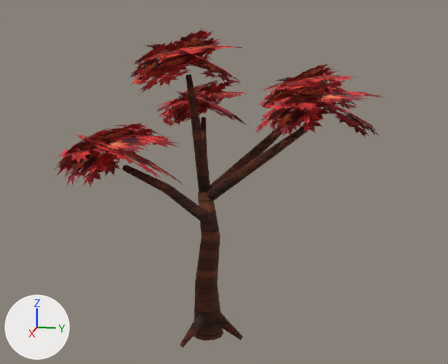
Two versions of the glTF model assets/models/tree_maple_hero.glb, one commit apart.
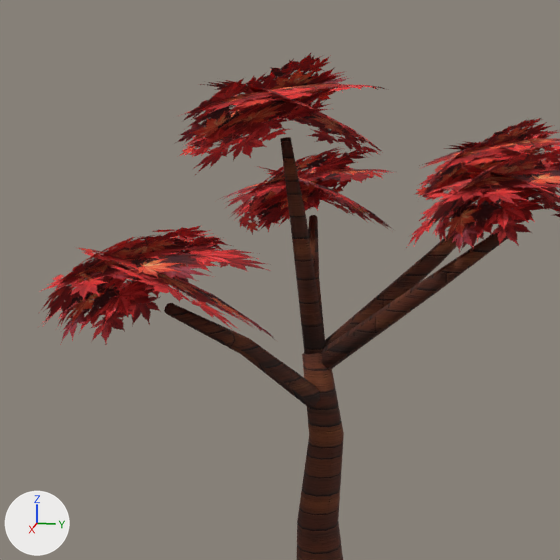
Each version is shown whole from a 50 mm camera at (10.51, 2.4, 5.17) aimed at (-0.01, 0.3, 2.54), then close up on the part from 7% to 75% of the width and 0% to 84% of the height. The lights are fixed; the arrows at lower left show +X, +Y and +Z. The last two pictures show the newer version. Vertices at exactly the same position are counted once.

In view in the first close-up: 'maple_canopy', 'maple_trunk'.
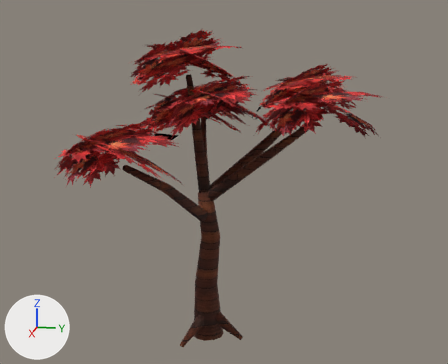
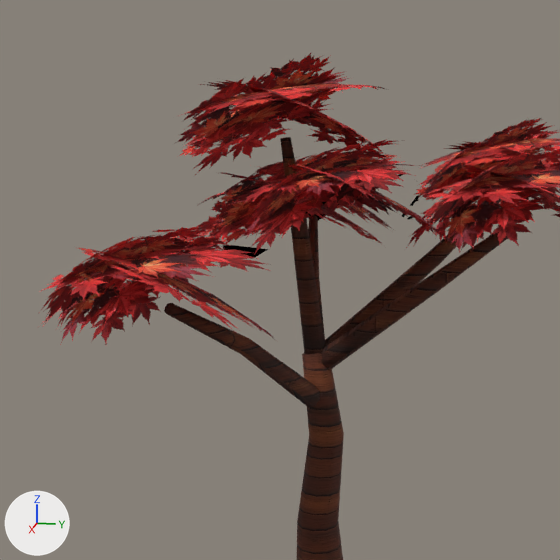
Changed parts and their boxes [x1, y1, x2, y2] in the close-ups (560 x 560 px):
part 1 of me_maple_canopy, added
    after: [197, 178, 309, 206]
part 2 of me_maple_canopy, added
    after: [222, 172, 384, 246]
part 3 of me_maple_canopy, added (red)
    after: [202, 174, 285, 246]
part 4 of me_maple_canopy, added
    after: [197, 156, 309, 237]
part 5 of me_maple_canopy, added (red)
    after: [244, 163, 424, 203]
part 6 of me_maple_canopy, added
    after: [288, 164, 458, 247]
part 7 of me_maple_canopy, added
    after: [241, 154, 399, 255]
part 8 of me_maple_canopy, added (red)
    after: [246, 139, 404, 238]

The edits, one by one:
me_maple_canopy is used by ob_maple_canopy; location (0.0, 0.0, 0.0).
me_maple_canopy had 720 vertices, 1000 faces and spanned x -3.64..3.57, y -2.46..3.53, z 2.44..5.37.
me_maple_canopy now has 1008 vertices, 1400 faces and spans x -3.64..3.57, y -2.46..3.53, z 2.44..5.37.
me_maple_canopy part 1: the loose piece of 36 vertices spanning x -1.18..1.06, y -1.58..0.6, z 3.72..5.08 is copied, and the copy is multiplied about its middle by the matrix ((-0.501, -0.956, -0.21), (0.845, -0.34, -0.584), (0.466, -0.477, 1.041)), then moved by (-0.37, 0.09, -0.82); it spans x -2.04..1.14, y -1.93..1.11, z 3.35..4.01.
me_maple_canopy part 2: the loose piece of 36 vertices spanning x -1.18..1.06, y -1.58..0.6, z 3.72..5.08 is copied, and the copy is multiplied about its middle by the matrix ((-0.967, -0.103, -0.056), (0.127, -0.984, 0.04), (0.012, -0.044, 1.075)), then moved by (-0.17, 0.21, -0.93); it spans x -1.42..0.97, y -1.42..0.82, z 2.8..4.15.
me_maple_canopy part 3: the loose piece of 36 vertices spanning x -3.32..-0.6, y -1.78..0.63, z 2.59..4.28 is copied, and the copy is multiplied about its middle by the matrix ((0.093, -0.906, -0.34), (0.957, 0.012, 0.105), (0.056, -0.166, 0.773)), then moved by (1.27, 0.01, 0.08); it spans x -2.06..0.71, y -1.93..0.78, z 2.99..4.12.
me_maple_canopy part 4: the loose piece of 36 vertices spanning x -1.18..1.06, y -1.58..0.6, z 3.72..5.08 is copied, and the copy is multiplied about its middle by the matrix ((-0.338, 0.923, -0.092), (-0.865, -0.128, -0.664), (-0.246, -0.329, 1.181)), then moved by (-0.33, 0.05, -0.89); it spans x -1.57..0.85, y -1.58..0.7, z 2.82..4.31.
me_maple_canopy part 5: the loose piece of 36 vertices spanning x -1.09..1.93, y -1.63..1.29, z 3.87..5.03 is copied, and the copy is multiplied about its middle by the matrix ((-0.709, -0.741, 0.104), (0.727, -0.642, 0.304), (-0.183, 0.322, 1.035)), then moved by (0.14, 0.55, -0.57); it spans x -0.9..2.0, y -1.0..1.72, z 3.61..4.22.
me_maple_canopy part 6: the loose piece of 36 vertices spanning x -0.33..1.87, y 0.82..2.98, z 2.97..4.55 is copied, and the copy is multiplied about its middle by the matrix ((-0.548, 0.861, 0.122), (-0.853, -0.427, -0.325), (-0.088, -0.033, 0.808)), then moved by (0.0, -1.44, -0.03); it spans x -0.64..2.17, y -0.89..1.82, z 3.2..4.32.
me_maple_canopy part 7: the loose piece of 36 vertices spanning x -1.09..1.93, y -1.63..1.29, z 3.87..5.03 is copied, and the copy is multiplied about its middle by the matrix ((0.305, -0.568, 0.609), (0.824, 0.226, -0.21), (-0.042, 0.641, 0.644)), then moved by (-0.04, 0.36, -0.67); it spans x -0.65..1.33, y -0.9..1.3, z 3.12..4.35.
me_maple_canopy part 8: the loose piece of 36 vertices spanning x -1.09..1.93, y -1.63..1.29, z 3.87..5.03 is copied, and the copy is multiplied about its middle by the matrix ((0.137, 0.583, -0.693), (-0.493, -0.46, -0.739), (-0.724, 0.553, 0.661)), then moved by (0.17, 0.44, -0.66); it spans x -0.61..1.88, y -0.71..1.37, z 2.89..4.59.
